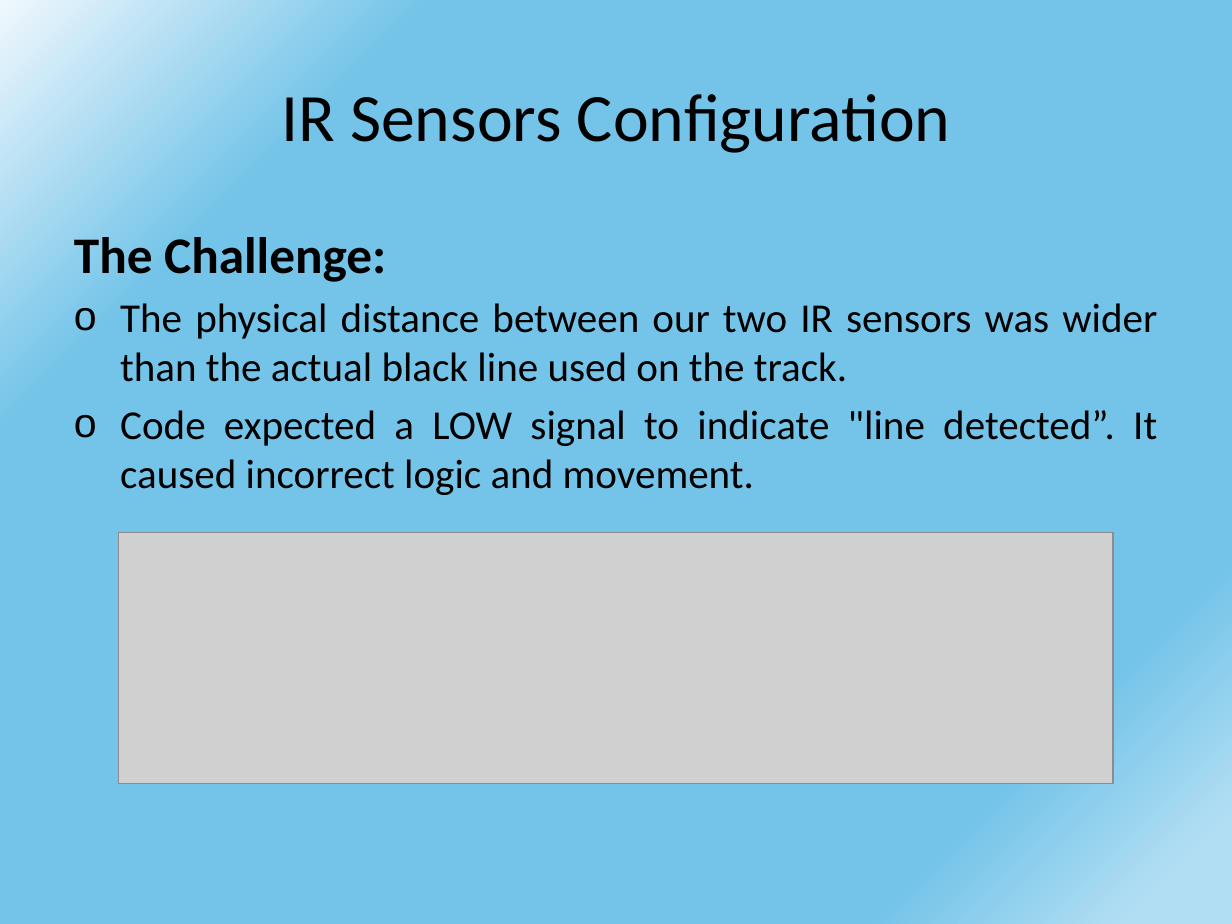
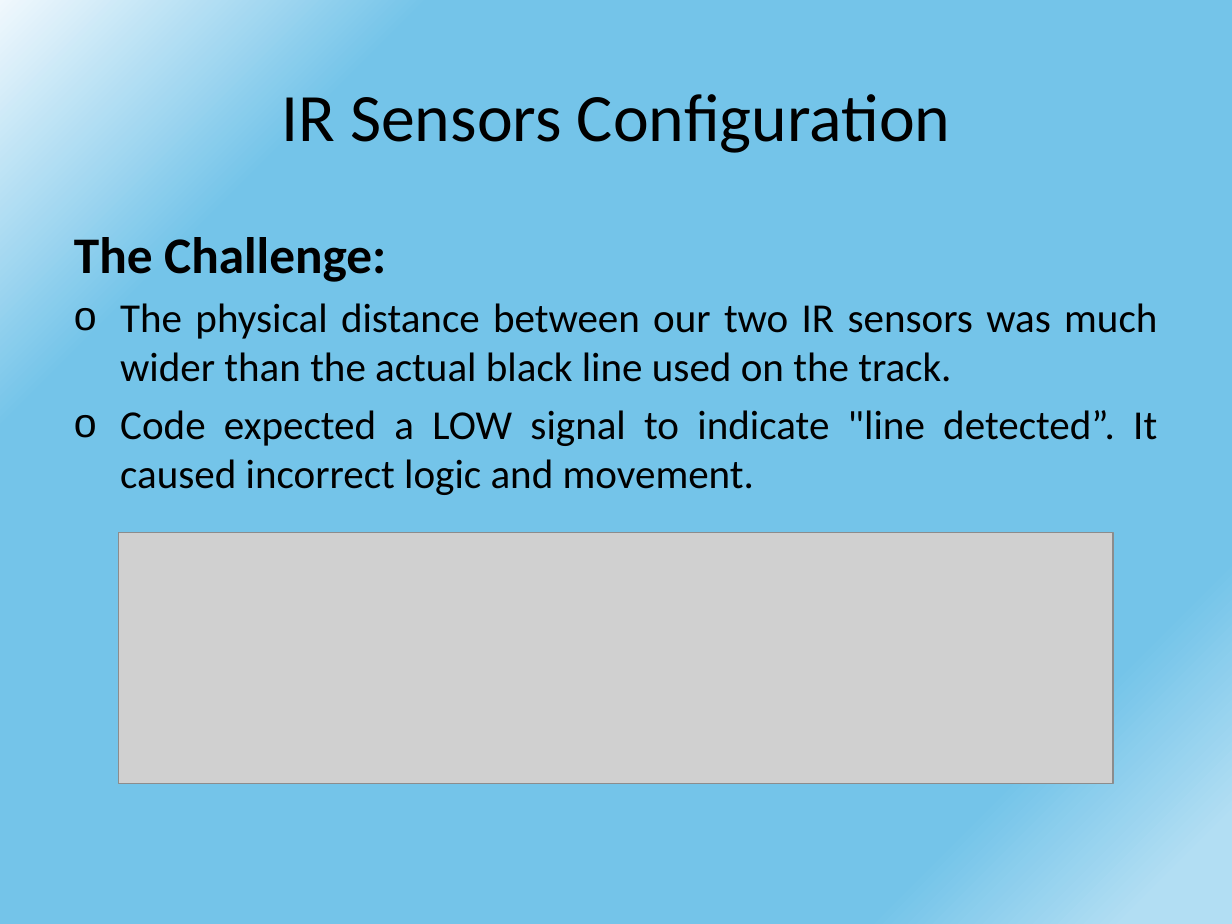
Before and after one commit to DariaShushkova/Autonomous_vehicle_prototype, a slide deck: slide 17 of Presentation.pptx. Drawn at 1232x924 pixels with LibreOffice and Linux fonts; fonts in the diff are those of the drawing; grey boxes stand for pictures. Boxes give left, top, right and bottom in pixels: in the first picture for what was removed or moved away, otherwise in the second. Text is boxed around its words. In the diff, an @@ line names an element or a change of style, - is before the commit and + after.

```diff
--- a/Presentation.pptx
+++ b/Presentation.pptx
@@ text at box(120, 303, 1157, 382): text changed @@
-o The physical distance between our two IR sensors was wider than the actual black line used on the track.
+o The physical distance between our two IR sensors was much wider than the actual black line used on the track.
```
Also in this commit, not shown: 5 other slides changed.
